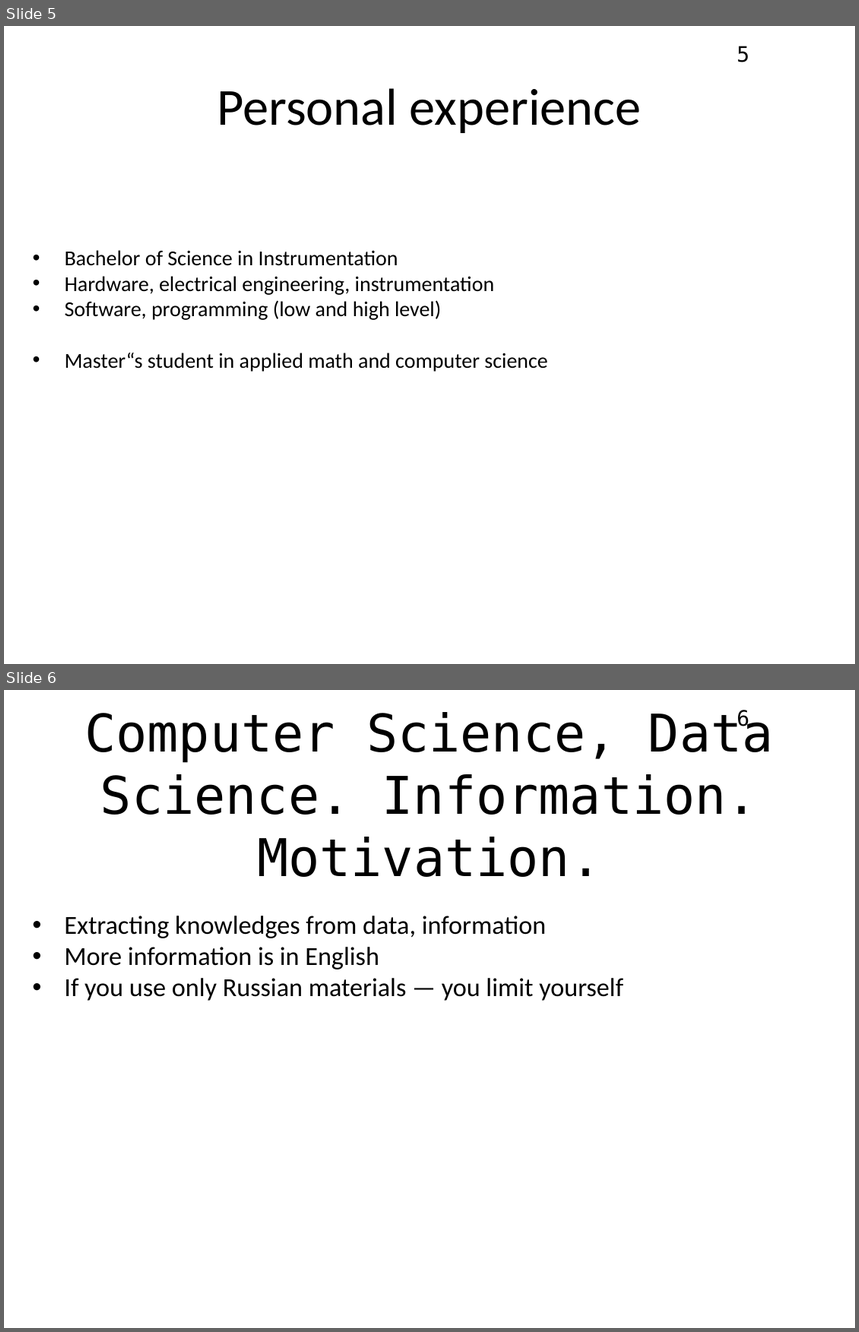
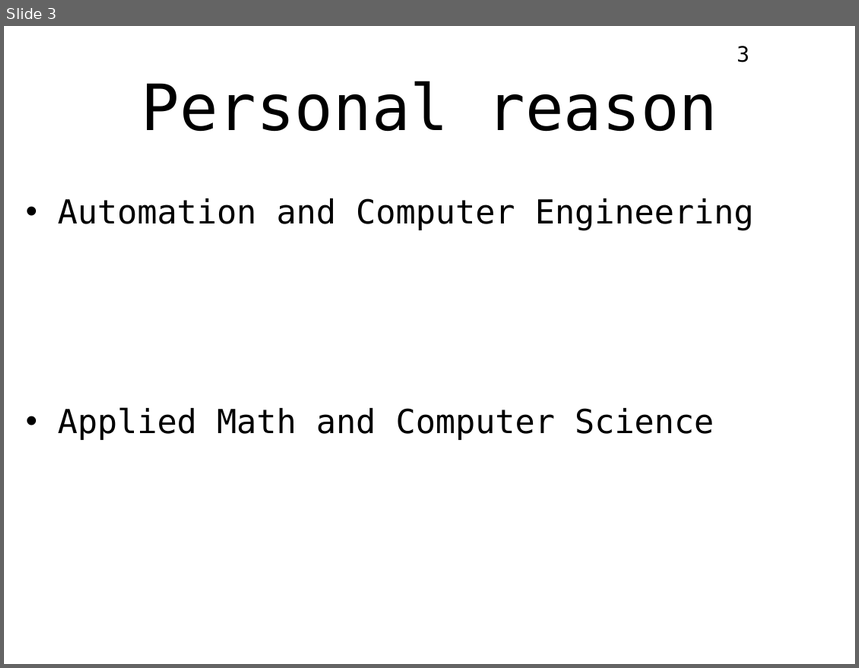
Before and after one commit to konstunn/eng, a slide deck: sem2/eng4tech/english4techmakers.odp. Shown one above the other, each under a label of ours: slides 5 and 6 before the commit, slide 3 after it. The pictures are 859x1332 and 859x668 pixels, drawn with LibreOffice and Linux fonts; fonts in the diff are those of the drawing. Boxes give left, top, right and bottom in pixels: in the first picture for what was removed or moved away, otherwise in the second. Text is boxed around its words. In the diff, an @@ line names an element or a change of style, - is before the commit and + after.

```diff
--- a/sem2/eng4tech/english4techmakers.odp
+++ b/sem2/eng4tech/english4techmakers.odp
@@ slide 6 removed at [4,690,855,1328], background #FFFFFF @@
@@ title removed at [85,710,774,877] @@
-Computer Science, Data Science. Information. Motivation.
@@ page number removed at [737,710,750,730] @@
-6
@@ text removed at [64,916,623,1001] @@
-• Extracting knowledges from data, information
-• More information is in English
-• If you use only Russian materials — you limit yourself
@@ what was slide 5 is now slide 3 @@
@@ slide 3 changed as well @@
@@ page number at [737,46,750,62]: text changed @@
-5
+3
@@ title at [142,81,718,132]: text changed; size 44 to 54 pt; font Calibri to DejaVu Sans Mono @@
-Personal experience
+Personal reason
@@ text at [58,199,754,440]: text changed; size 18 to 28 pt; font Calibri to DejaVu Sans Mono @@
-• Bachelor of Science in Instrumentation
-• Hardware, electrical engineering, instrumentation
-• Software, programming (low and high level)
-• Master“s student in applied math and computer science
+• Automation and Computer Engineering
+• Applied Math and Computer Science
```
Also in this commit, not shown: 6 other slides changed, 6 slides added, 2 other slides removed.
